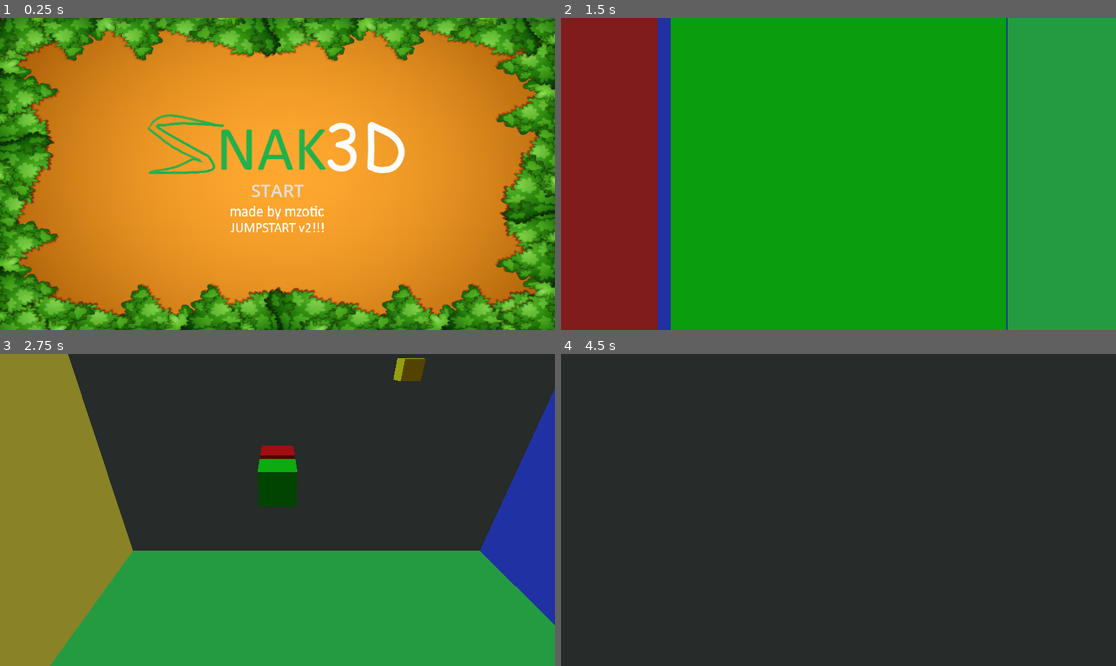
Above: before the commit, frames 1-4 (two rows, left to right).
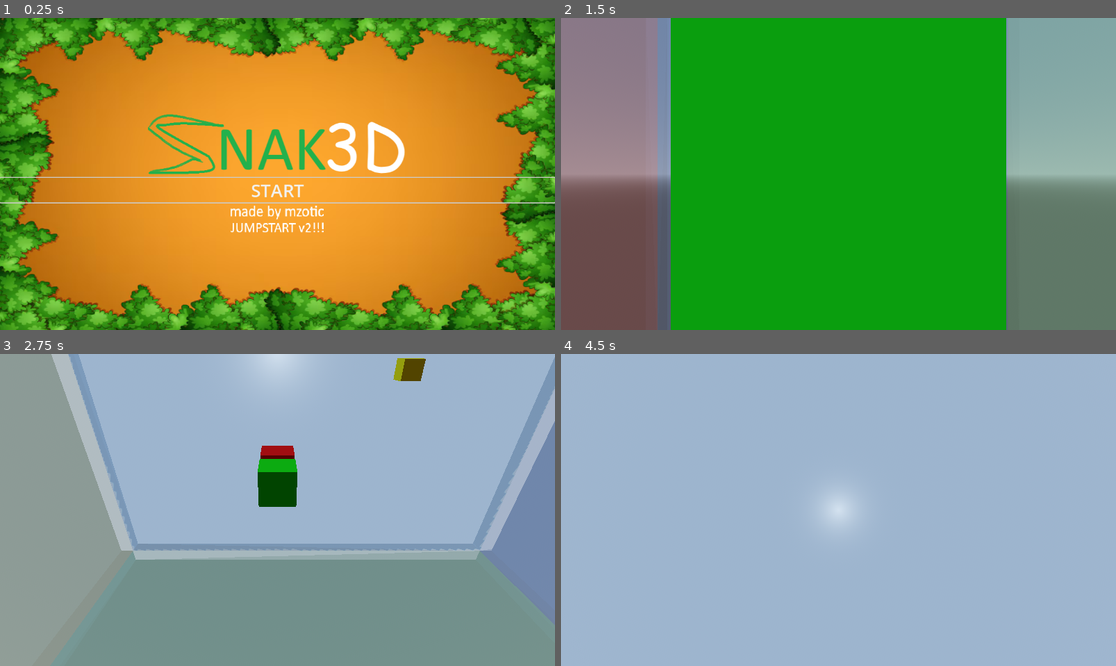
Above: after the commit, the same moments.

Repository: mzotic/snak3d
Game: Godot game, scene res://scenes/mainnMenu.tscn
Same seed, same stepped clock (60 frames per second), same inputs: the game is played once before the commit and once after it. Before the commit the project starts from res://scenes/MainMenu.tscn.
Inputs (mouse positions are in pixels of both pictures, inside the frame that each line leads up to):
- Up to frame 1 (0.25 s): no input
- Up to frame 2 (1.5 s): click "START" at 0.5 s; tap Enter (ui_accept) at 1.25 s; move the mouse to (960, 158) at 1.27 s; hold D (turn_right) from 1.28 s (still down); hold Enter (ui_accept) from 1.28 s (still down); click (960, 158) at 1.42 s
- Up to frame 3 (2.75 s): move the mouse to (249, 510) at 2.02 s; release D (turn_right) at 2.03 s; release Enter (ui_accept) at 2.03 s; hold W (turn_up) from 2.03 s (still down); tap C (camera_switch) at 2.1 s; click (249, 510) at 2.17 s; tap Enter (ui_accept) at 2.27, 2.3, 2.57 s
- Up to frame 4 (4.5 s): keep holding W (turn_up); move the mouse to (849, 503) at 2.77 s; hold Enter (ui_accept) 2.78-3.53 s; tap Ctrl (free_look) at 2.85 s; click (849, 503) at 2.92 s; move the mouse to (832, 516) at 3.52 s; tap Enter (ui_accept) at 3.6, 3.77, 4.07 s; click (832, 516) at 3.67 s; move the mouse to (877, 513) at 4.27 s; hold Enter (ui_accept) from 4.28 s (still down); tap C (camera_switch) at 4.35 s; click (877, 513) at 4.42 s

The runs differ from the first frame. In frame 1, 0.9% of the frame differs, in the area x 0-100%, y 50-60%; in frame 2, 40%; in frame 3, 98%; in frame 4, 100%, in the area x 0-100%, y 0-100%.

Commit message:
feat: added start and gameover menu aswell as improved world design

Diff:
--- a/project.godot
+++ b/project.godot
@@ -11,7 +11,7 @@
 [application]
 
 config/name="Snake3D"
-run/main_scene="res://scenes/MainMenu.tscn"
+run/main_scene="uid://bw14f4ggsc58l"
 config/features=PackedStringArray("4.4", "GL Compatibility")
 config/icon="res://icon.svg"
 
--- a/scenes/MainMenu.tscn
+++ b/scenes/gameOver.tscn
@@ -1,12 +1,13 @@
-[gd_scene load_steps=7 format=3 uid="uid://m1dlglkyd8as"]
+[gd_scene load_steps=8 format=3 uid="uid://m1dlglkyd8as"]
 
-[ext_resource type="Texture2D" uid="uid://cemk1n1blsmaf" path="res://assets/main_menu/title.png" id="1"]
-[ext_resource type="Texture2D" uid="uid://cspi72jbvfvmy" path="res://assets/main_menu/bush-border.png" id="1_2wh52"]
-[ext_resource type="Script" uid="uid://rq8a1x8f20dt" path="res://scripts/main_menu.gd" id="1_ow34m"]
-[ext_resource type="Texture2D" uid="uid://b05hato66dhf6" path="res://assets/main_menu/version.png" id="5"]
+[ext_resource type="Script" uid="uid://rq8a1x8f20dt" path="res://scripts/main_menu.gd" id="1_twys0"]
+[ext_resource type="Texture2D" uid="uid://cspi72jbvfvmy" path="res://assets/main_menu/bush-border.png" id="2_lwyln"]
+[ext_resource type="Texture2D" uid="uid://dhsweudnorlpt" path="res://assets/main_menu/GameOver.png" id="3_voy3d"]
+[ext_resource type="Texture2D" uid="uid://cemk1n1blsmaf" path="res://assets/main_menu/title.png" id="4_d1srv"]
+[ext_resource type="Texture2D" uid="uid://b05hato66dhf6" path="res://assets/main_menu/version.png" id="5_f4vqf"]
 
 [sub_resource type="StyleBoxTexture" id="StyleBoxTexture_ow34m"]
-texture = ExtResource("1_2wh52")
+texture = ExtResource("2_lwyln")
 
 [sub_resource type="StyleBoxFlat" id="StyleBoxFlat_2wh52"]
 bg_color = Color(1, 1, 1, 0)
@@ -29,21 +30,27 @@
 layout_mode = 2
 size_flags_vertical = 4
 
+[node name="GameOver" type="TextureRect" parent="VBoxContainer"]
+layout_mode = 2
+size_flags_vertical = 4
+texture = ExtResource("3_voy3d")
+stretch_mode = 3
+
 [node name="Logo" type="TextureRect" parent="VBoxContainer"]
 layout_mode = 2
 size_flags_vertical = 4
-texture = ExtResource("1")
+texture = ExtResource("4_d1srv")
 stretch_mode = 3
 
 [node name="Button" type="Button" parent="VBoxContainer"]
 layout_mode = 2
 theme_override_font_sizes/font_size = 37
 theme_override_styles/normal = SubResource("StyleBoxFlat_2wh52")
-text = "START"
+text = "PLAY AGAIN"
 
 [node name="Version" type="TextureRect" parent="VBoxContainer"]
 layout_mode = 2
-texture = ExtResource("5")
+texture = ExtResource("5_f4vqf")
 stretch_mode = 3
 
 [connection signal="pressed" from="VBoxContainer/Button" to="." method="_on_button_pressed"]
--- /dev/null
+++ b/scenes/mainnMenu.tscn
@@ -0,0 +1,49 @@
+[gd_scene load_steps=7 format=3 uid="uid://bw14f4ggsc58l"]
+
+[ext_resource type="Script" uid="uid://rq8a1x8f20dt" path="res://scripts/main_menu.gd" id="1_4noiy"]
+[ext_resource type="Texture2D" uid="uid://cspi72jbvfvmy" path="res://assets/main_menu/bush-border.png" id="2_gijjb"]
+[ext_resource type="Texture2D" uid="uid://cemk1n1blsmaf" path="res://assets/main_menu/title.png" id="3_88ekj"]
+[ext_resource type="Texture2D" uid="uid://b05hato66dhf6" path="res://assets/main_menu/version.png" id="4_0winm"]
+
+[sub_resource type="StyleBoxTexture" id="StyleBoxTexture_ow34m"]
+texture = ExtResource("2_gijjb")
+
+[sub_resource type="StyleBoxFlat" id="StyleBoxFlat_2wh52"]
+bg_color = Color(1, 1, 1, 0)
+shadow_offset = Vector2(0, 3.41)
+
+[node name="MainMenu" type="MarginContainer"]
+anchors_preset = 15
+anchor_right = 1.0
+anchor_bottom = 1.0
+grow_horizontal = 2
+grow_vertical = 2
+mouse_filter = 0
+script = ExtResource("1_4noiy")
+
+[node name="Panel" type="Panel" parent="."]
+layout_mode = 2
+theme_override_styles/panel = SubResource("StyleBoxTexture_ow34m")
+
+[node name="VBoxContainer" type="VBoxContainer" parent="."]
+layout_mode = 2
+size_flags_vertical = 4
+
+[node name="Logo" type="TextureRect" parent="VBoxContainer"]
+layout_mode = 2
+size_flags_vertical = 4
+texture = ExtResource("3_88ekj")
+stretch_mode = 3
+
+[node name="Button" type="Button" parent="VBoxContainer"]
+layout_mode = 2
+theme_override_font_sizes/font_size = 37
+theme_override_styles/normal = SubResource("StyleBoxFlat_2wh52")
+text = "START"
+
+[node name="Version" type="TextureRect" parent="VBoxContainer"]
+layout_mode = 2
+texture = ExtResource("4_0winm")
+stretch_mode = 3
+
+[connection signal="pressed" from="VBoxContainer/Button" to="." method="_on_button_pressed"]
--- a/scenes/menu.tscn
+++ /dev/null
@@ -1,24 +0,0 @@
-[gd_scene format=3 uid="uid://c0477fg7nxkc"]
-
-[node name="Menu" type="Control"]
-layout_mode = 3
-anchors_preset = 15
-anchor_right = 1.0
-anchor_bottom = 1.0
-grow_horizontal = 2
-grow_vertical = 2
-
-[node name="Button" type="Button" parent="."]
-layout_mode = 1
-anchors_preset = 8
-anchor_left = 0.5
-anchor_top = 0.5
-anchor_right = 0.5
-anchor_bottom = 0.5
-offset_left = -184.0
-offset_top = -51.5
-offset_right = 184.0
-offset_bottom = 51.5
-grow_horizontal = 2
-grow_vertical = 2
-text = "START GAME"
--- a/scripts/game_controller.gd
+++ b/scripts/game_controller.gd
@@ -34,6 +34,8 @@
 var is_game_active : bool = false
 var move_timer : float = 0.0
 var move_interval : float = 0.3  # Time between moves in seconds
+# Prevent multiple game over triggers
+var game_over_in_progress: bool = false
 
 # 3D Grid to track what's in each cell
 enum CellType { EMPTY, SNAKE, FOOD, WALL }
@@ -185,8 +187,7 @@
 	# Check collision with walls or self
 	var cell_at_new_pos = get_grid_cell(new_head_pos)
 	if cell_at_new_pos == CellType.WALL or cell_at_new_pos == CellType.SNAKE:
-		game_over.emit()
-		is_game_active = false
+		_trigger_game_over()
 		return
 
 	# Check if snake ate food (within radius in cells around food)
@@ -415,6 +416,27 @@
 	spawn_food()
 	is_game_active = true
 	move_timer = 0.0
+	game_over_in_progress = false
+
+# Freeze for 3 seconds then change to Game Over scene
+func _trigger_game_over() -> void:
+	if game_over_in_progress:
+		return
+	game_over_in_progress = true
+	is_game_active = false
+	game_over.emit()
+	# Wait 3 seconds, then switch to the Game Over scene
+	await get_tree().create_timer(3.0).timeout
+	# Before switching, ensure mouse is released/visible so UI can be interacted with
+	if is_instance_valid(snake_controller) and snake_controller.has_method("release_mouse"):
+		snake_controller.release_mouse()
+	Input.set_mouse_mode(Input.MOUSE_MODE_VISIBLE)
+	if is_inside_tree():
+		get_tree().change_scene_to_file("res://scenes/gameOver.tscn")
+
+func _show_game_over_overlay() -> void:
+	# Overlay disabled per latest requirement
+	pass
 
 ## Get current snake length
 func get_snake_length() -> int:
--- a/scripts/main.gd
+++ b/scripts/main.gd
@@ -106,24 +106,27 @@
 			update_food_visual()
 
 func _input(event):
+	# Allow restart while frozen, but do NOT block other inputs (camera/free look)
 	if not game_controller.is_game_active:
-		if Input.is_action_just_pressed("ui_accept"):  # Space or Enter to restart
+		if Input.is_action_just_pressed("ui_accept"):
 			game_controller.restart_game()
-		return
-
-	# Local turning controls (no absolute forward/backward)
-	if Input.is_action_just_pressed("turn_left"):
-		game_controller.turn_left()
-		return
-	if Input.is_action_just_pressed("turn_right"):
-		game_controller.turn_right()
-		return
-	if Input.is_action_just_pressed("turn_up"):
-		game_controller.turn_up()
-		return
-	if Input.is_action_just_pressed("turn_down"):
-		game_controller.turn_down()
-		return
+		# No return here — keep processing so camera controls still work
+
+	# Only allow turn inputs while the game is active
+	if game_controller.is_game_active:
+		# Local turning controls (no absolute forward/backward)
+		if Input.is_action_just_pressed("turn_left"):
+			game_controller.turn_left()
+			return
+		if Input.is_action_just_pressed("turn_right"):
+			game_controller.turn_right()
+			return
+		if Input.is_action_just_pressed("turn_up"):
+			game_controller.turn_up()
+			return
+		if Input.is_action_just_pressed("turn_down"):
+			game_controller.turn_down()
+			return
 
 ## Setup materials for visual elements
 func setup_materials():
@@ -235,13 +238,20 @@
 		front.size = Vector3(width, height, t)
 		front.position = Vector3(0, 0, half_d + t * 0.5)
 
-	# Assign distinct colors to each wall for visualization
-	var mat_floor := StandardMaterial3D.new(); mat_floor.albedo_color = Color.from_hsv(0.0, 0.0, 0.35) # dark gray
-	var mat_roof := StandardMaterial3D.new(); mat_roof.albedo_color = Color.from_hsv(0.58, 0.35, 0.85) # light blue
-	var mat_left := StandardMaterial3D.new(); mat_left.albedo_color = Color(0.95, 0.25, 0.25) # red
-	var mat_right := StandardMaterial3D.new(); mat_right.albedo_color = Color(0.25, 0.9, 0.35) # green
-	var mat_back := StandardMaterial3D.new(); mat_back.albedo_color = Color(0.25, 0.35, 0.95) # blue
-	var mat_front := StandardMaterial3D.new(); mat_front.albedo_color = Color(0.95, 0.85, 0.25) # yellow
+	# Soft pastel, translucent materials for walls
+	var alpha := 0.35
+	var base := StandardMaterial3D.new()
+	base.transparency = BaseMaterial3D.TRANSPARENCY_ALPHA_DEPTH_PRE_PASS
+	base.cull_mode = BaseMaterial3D.CULL_DISABLED
+	base.roughness = 0.85
+	base.metallic = 0.0
+
+	var mat_floor := (base.duplicate() as StandardMaterial3D); mat_floor.albedo_color = Color(0.92, 0.93, 0.96, alpha) # soft gray-blue
+	var mat_roof := (base.duplicate() as StandardMaterial3D); mat_roof.albedo_color = Color(0.75, 0.88, 1.0, alpha)  # pastel sky blue
+	var mat_left := (base.duplicate() as StandardMaterial3D); mat_left.albedo_color = Color(1.0, 0.70, 0.75, alpha)   # pastel pink/red
+	var mat_right := (base.duplicate() as StandardMaterial3D); mat_right.albedo_color = Color(0.75, 1.0, 0.80, alpha)  # pastel green
+	var mat_back := (base.duplicate() as StandardMaterial3D); mat_back.albedo_color = Color(0.70, 0.80, 1.0, alpha)   # pastel blue
+	var mat_front := (base.duplicate() as StandardMaterial3D); mat_front.albedo_color = Color(1.0, 1.0, 0.75, alpha)   # pastel yellow
 
 	if floor: floor.material = mat_floor
 	if roof: roof.material = mat_roof
--- a/scripts/main_menu.gd
+++ b/scripts/main_menu.gd
@@ -1,5 +1,16 @@
 extends MarginContainer
 
+func _ready() -> void:
+	# Ensure the mouse is visible for UI interaction and focus the main button
+	Input.set_mouse_mode(Input.MOUSE_MODE_VISIBLE)
+	var btn: Button = get_node_or_null("VBoxContainer/Button")
+	if btn:
+		btn.grab_focus()
+
+func _unhandled_input(event: InputEvent) -> void:
+	# Allow pressing Enter/Space to activate the button
+	if event.is_action_pressed("ui_accept"):
+		_on_button_pressed()
 
 func _on_button_pressed() -> void:
 	print("Game started")
Binary file added: assets/main_menu/GameOver.png
Not shown, added: assets/main_menu/GameOver.png.import
Not shown, added: export_presets.cfg
Not shown: 1 places in scenes/gameOver.tscn that only renumber resources
